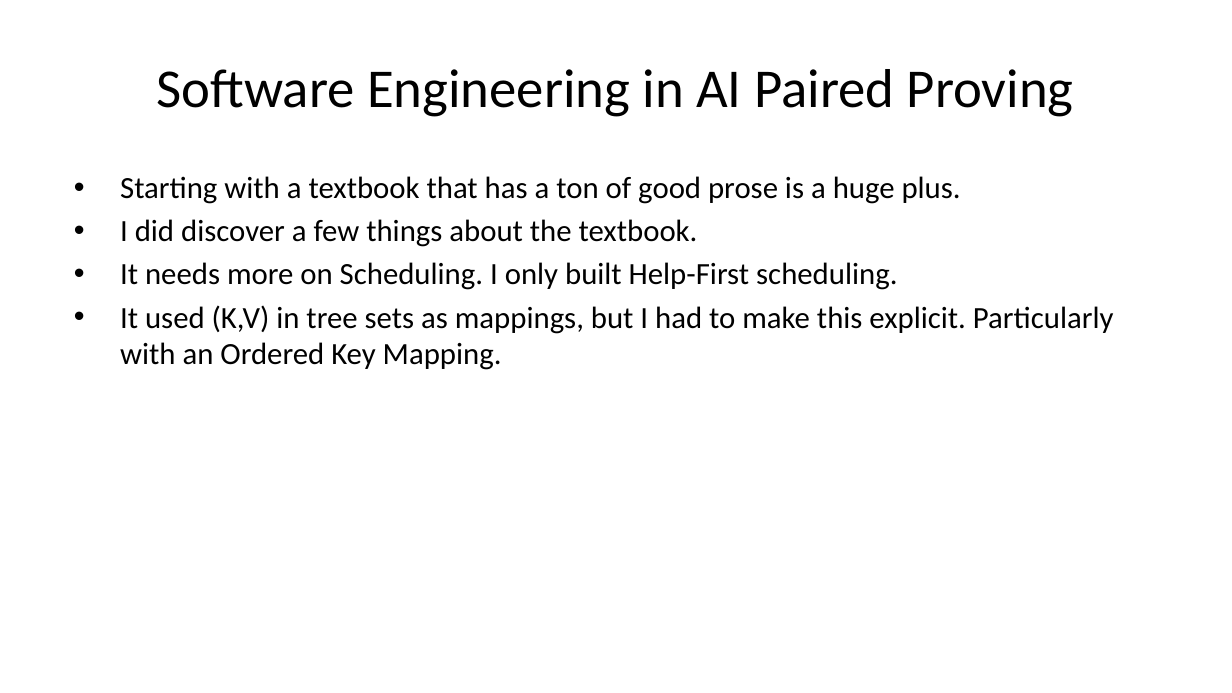
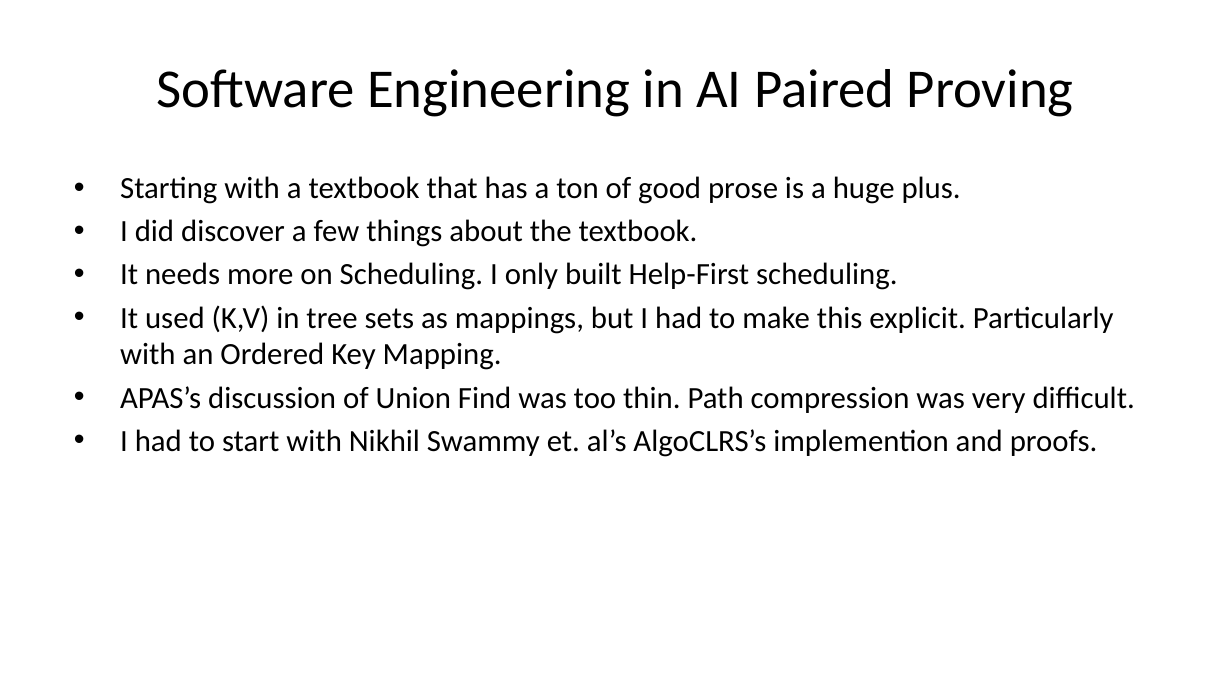
Before and after one commit to briangmilnes/APAS-VERUS, a slide deck: slide 54 of lectures/slidesMSR.pptx (slide 51 before the commit). Drawn at 1232x693 pixels with LibreOffice and Linux fonts; fonts in the diff are those of the drawing. Boxes give left, top, right and bottom in pixels: in the first picture for what was removed or moved away, otherwise in the second. Text is boxed around its words. In the diff, an @@ line names an element or a change of style, - is before the commit and + after.

```diff
--- a/lectures/slidesMSR.pptx
+++ b/lectures/slidesMSR.pptx
@@ text at (x1=120, y1=386, x2=1135, y2=457): paragraphs added @@
+• APAS’s discussion of Union Find was too thin. Path compression was very difficult.
+• I had to start with Nikhil Swammy et. al’s AlgoCLRS’s implemention and proofs.
```
Also in this commit, not shown: 10 other slides changed, 3 slides added, 1 slide removed, 3 other files.
